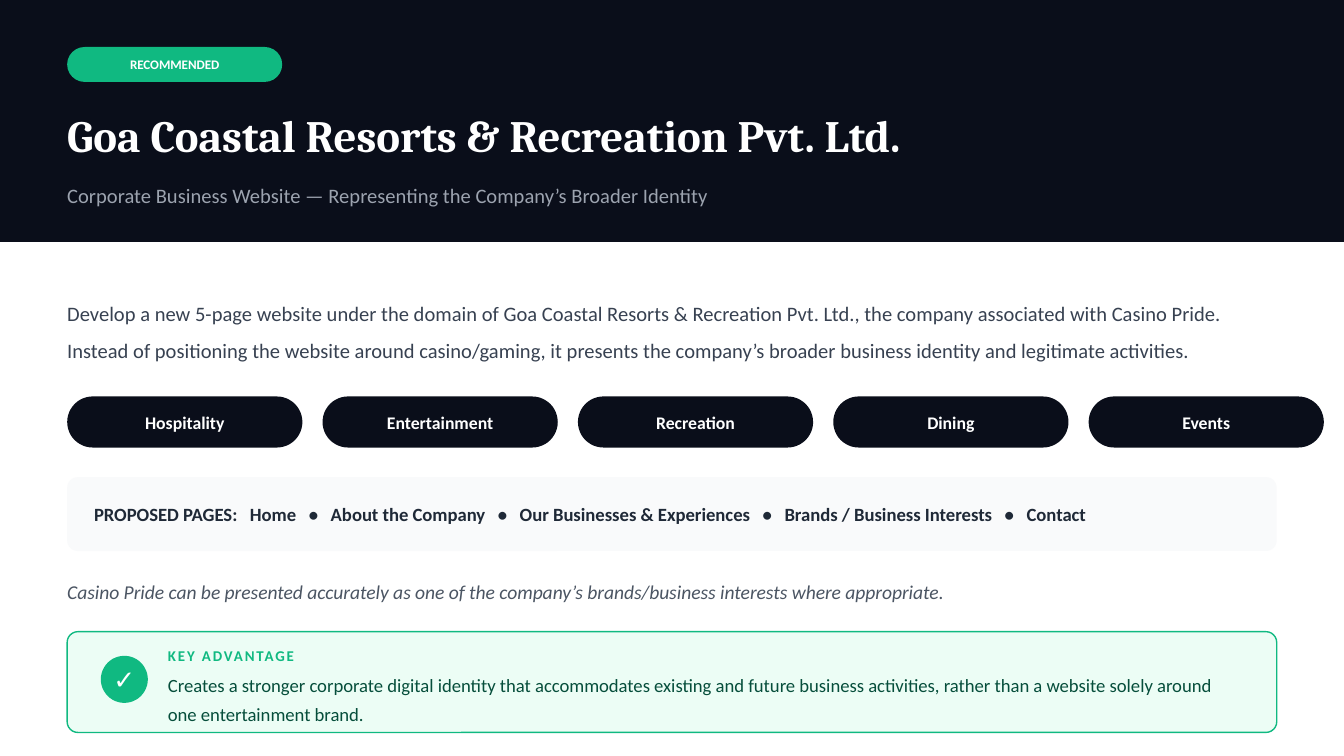
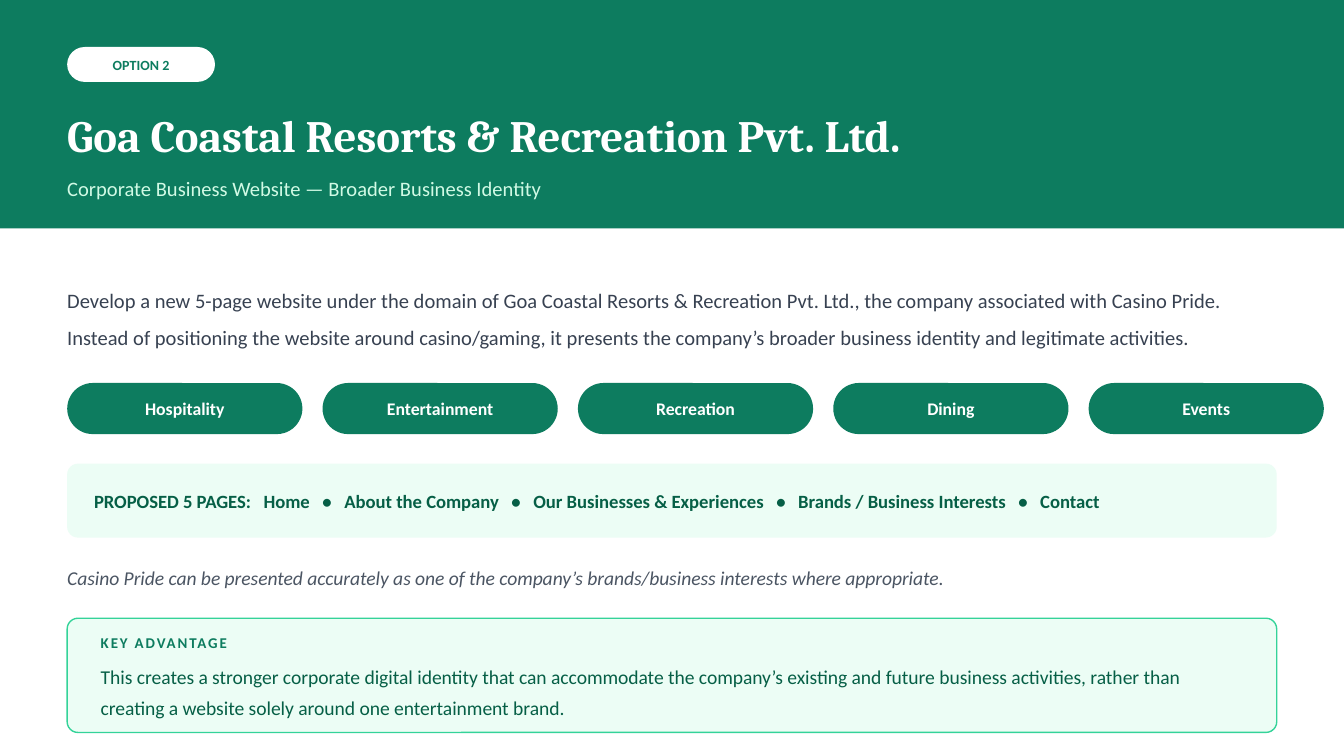
Before and after one commit to consecrating/PPTx, a slide deck: slide 4 of Casino_Pride_Digital_Strategy.pptx (slide 3 before the commit). Drawn at 1344x756 pixels with LibreOffice and Linux fonts; fonts in the diff are those of the drawing. Boxes give left, top, right and bottom in pixels: in the first picture for what was removed or moved away, otherwise in the second. Text is boxed around its words. In the diff, an @@ line names an element or a change of style, - is before the commit and + after.

```diff
--- a/Casino_Pride_Digital_Strategy.pptx
+++ b/Casino_Pride_Digital_Strategy.pptx
@@ rectangle: place and size @@
-rectangle at [0, 0, 1344, 242]
+rectangle at [0, 0, 1344, 228]
@@ rounded rectangle: place and size @@
-rounded rectangle at [67, 47, 282, 82]
+rounded rectangle at [67, 47, 215, 82]
@@ rounded rectangle at [67, 47, 215, 82]: fill #10B981 to #FFFFFF @@
@@ text at [113, 60, 169, 70]: text changed; size 7 to 7.5 pt; text colour #FFFFFF to #0D7C5F @@
-RECOMMENDED
+OPTION 2
@@ text at [67, 181, 540, 200]: text changed; text colour #9CA3AF to #D1FAE5 @@
-Corporate Business Website — Representing the Company’s Broader Identity
+Corporate Business Website — Broader Business Identity
@@ 7 texts, 6 rounded rectangles: place and size @@
-7 texts, 6 rounded rectangles at [67, 306, 1324, 602]
+7 texts, 6 rounded rectangles at [67, 293, 1324, 588]
@@ fill #0A0E1A to #0D7C5F in 6 elements at [0, 0, 1344, 228], [67, 383, 302, 434], [323, 383, 558, 434], [578, 383, 813, 434], [833, 383, 1068, 434], [1089, 383, 1324, 434] @@
@@ rounded rectangle at [67, 464, 1277, 538]: fill #F9FAFB to #ECFDF5 @@
@@ text at [94, 495, 1099, 511]: text changed; text colour #1F2937 to #065F46 @@
-PROPOSED PAGES: Home • About the Company • Our Businesses & Experiences • Brands / Business Interests • Contact
+PROPOSED 5 PAGES: Home • About the Company • Our Businesses & Experiences • Brands / Business Interests • Contact
@@ rounded rectangle: place and size @@
-rounded rectangle at [67, 632, 1277, 732]
+rounded rectangle at [67, 618, 1277, 732]
@@ rounded rectangle at [67, 618, 1277, 732]: outline #10B981 0.75 pt to #34D399 0.75 pt; proportions changed @@
@@ text "KEY ADVANTAGE": place and size @@
-text "KEY ADVANTAGE" at [168, 642, 1243, 669]
+text "KEY ADVANTAGE" at [101, 629, 1243, 656]
@@ text "KEY ADVANTAGE" at [101, 629, 1243, 656]: text colour #10B981 to #0D7C5F @@
@@ ellipse removed at [101, 656, 148, 703] @@
@@ text removed at [101, 656, 148, 703] @@
-✓
@@ text at [101, 670, 1180, 719]: text changed; size 10 to 10.5 pt; text colour #064E3B to #065F46 @@
-Creates a stronger corporate digital identity that accommodates existing and future business activities, rather than a website solely around one entertainment brand.
+This creates a stronger corporate digital identity that can accommodate the company’s existing and future business activities, rather than creating a website solely around one entertainment brand.
```
Also in this commit, not shown: 3 other slides changed, 1 slide added, 1 slide removed, 1 other file.
